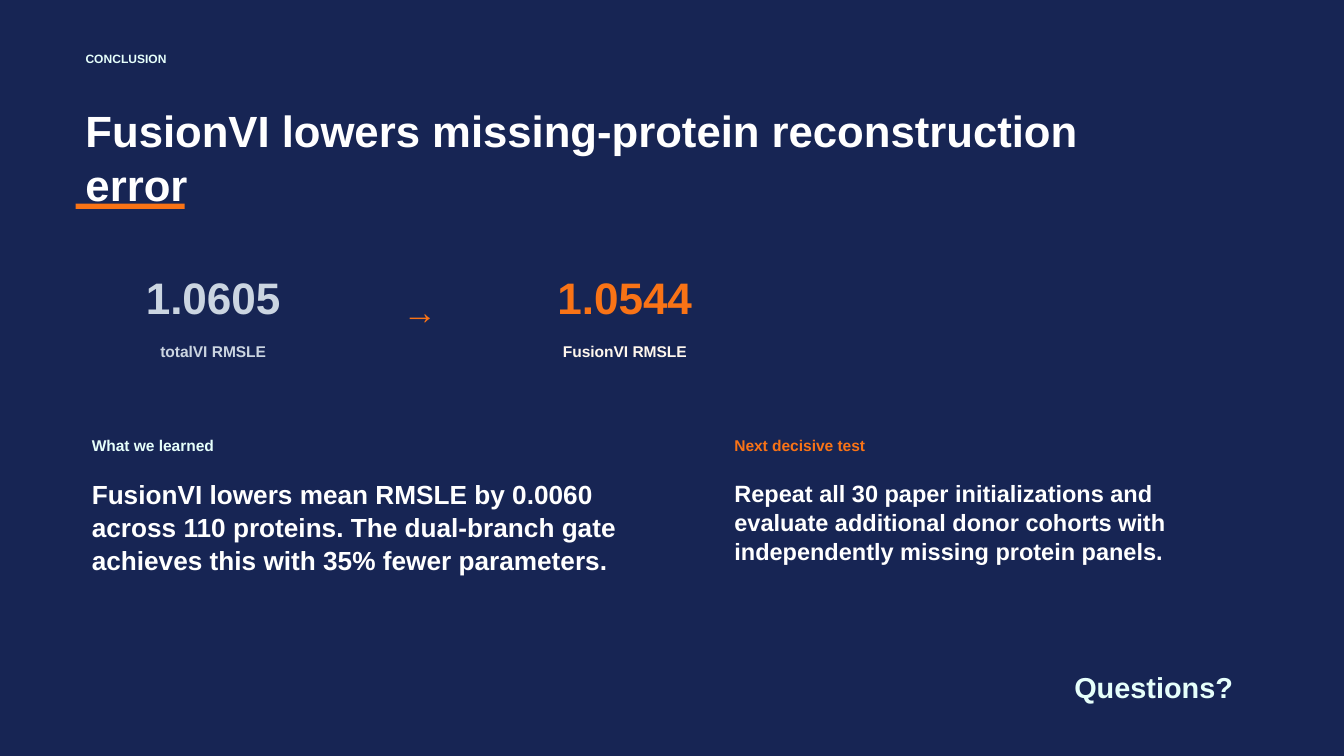
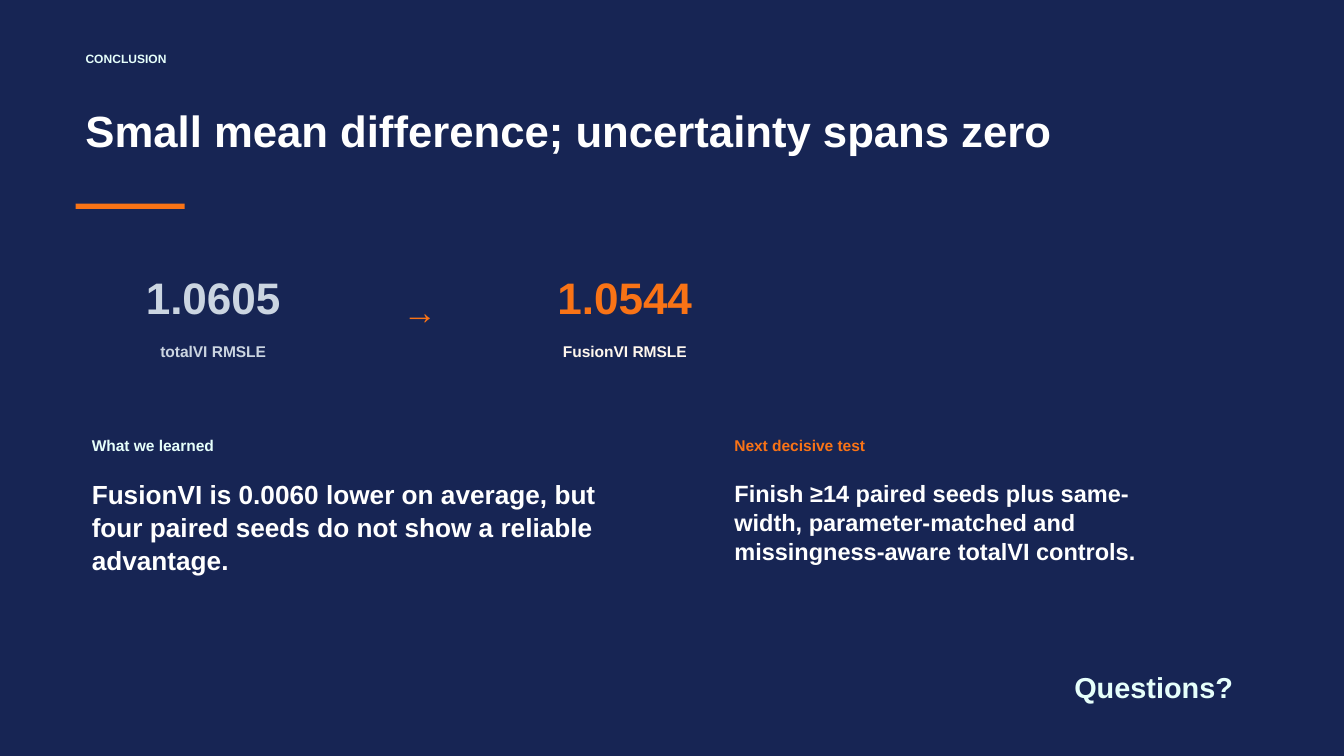
Before and after one commit to nazirad19/FusionVI, a slide deck: slide 8 of deliverables/FusionVI_Paper_Benchmark_Presentation.pptx. Drawn at 1344x756 pixels with LibreOffice and Linux fonts; fonts in the diff are those of the drawing. Boxes give left, top, right and bottom in pixels: in the first picture for what was removed or moved away, otherwise in the second. Text is boxed around its words. In the diff, an @@ line names an element or a change of style, - is before the commit and + after.

```diff
--- a/deliverables/FusionVI_Paper_Benchmark_Presentation.pptx
+++ b/deliverables/FusionVI_Paper_Benchmark_Presentation.pptx
@@ text at (x1=85, y1=115, x2=1051, y2=156): text changed @@
-FusionVI lowers missing-protein reconstruction error
+Small mean difference; uncertainty spans zero
@@ text at (x1=92, y1=485, x2=596, y2=576): text changed @@
-FusionVI lowers mean RMSLE by 0.0060 across 110 proteins. The dual-branch gate achieves this with 35% fewer parameters.
+FusionVI is 0.0060 lower on average, but four paired seeds do not show a reliable advantage.
@@ text at (x1=734, y1=485, x2=1135, y2=565): text changed @@
-Repeat all 30 paper initializations and evaluate additional donor cohorts with independently missing protein panels.
+Finish ≥14 paired seeds plus same-width, parameter-matched and missingness-aware totalVI controls.
```
Also in this commit, not shown: 5 other slides changed, 1 other file.
